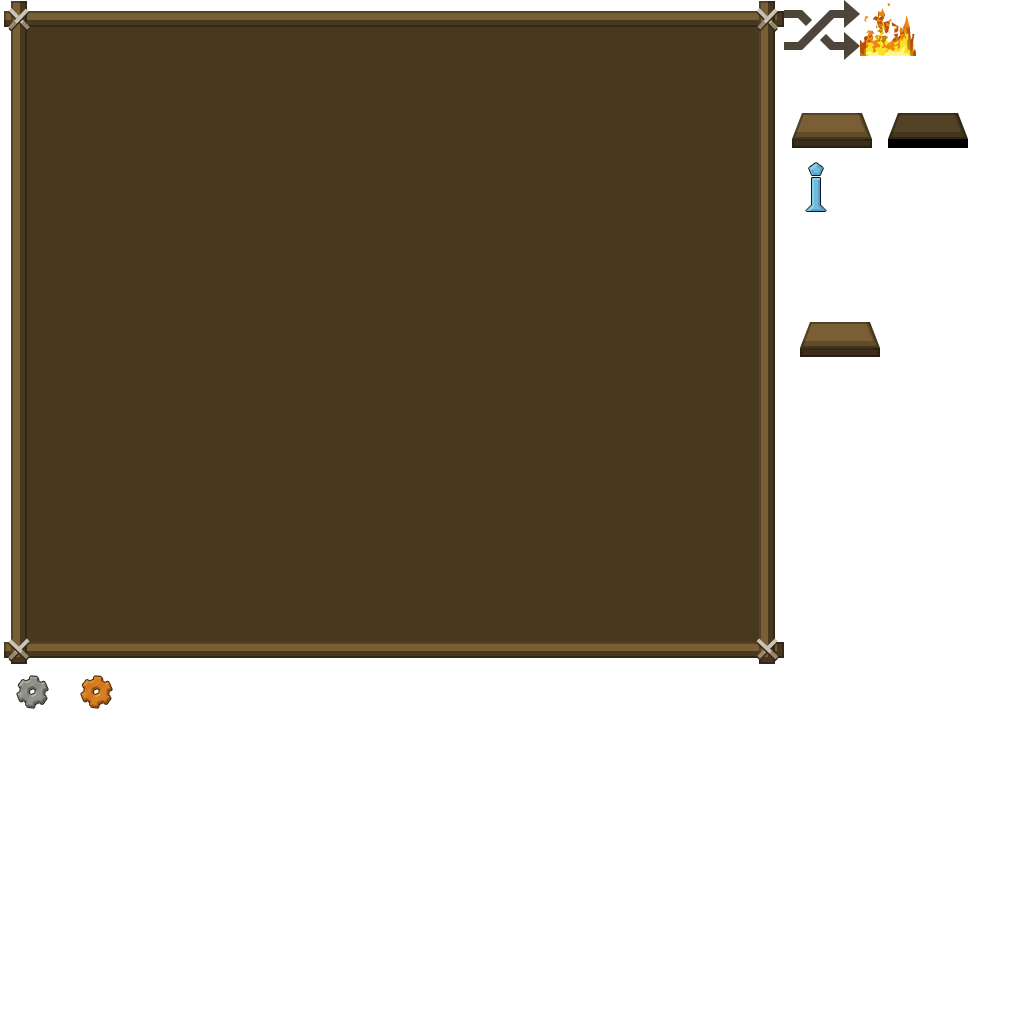
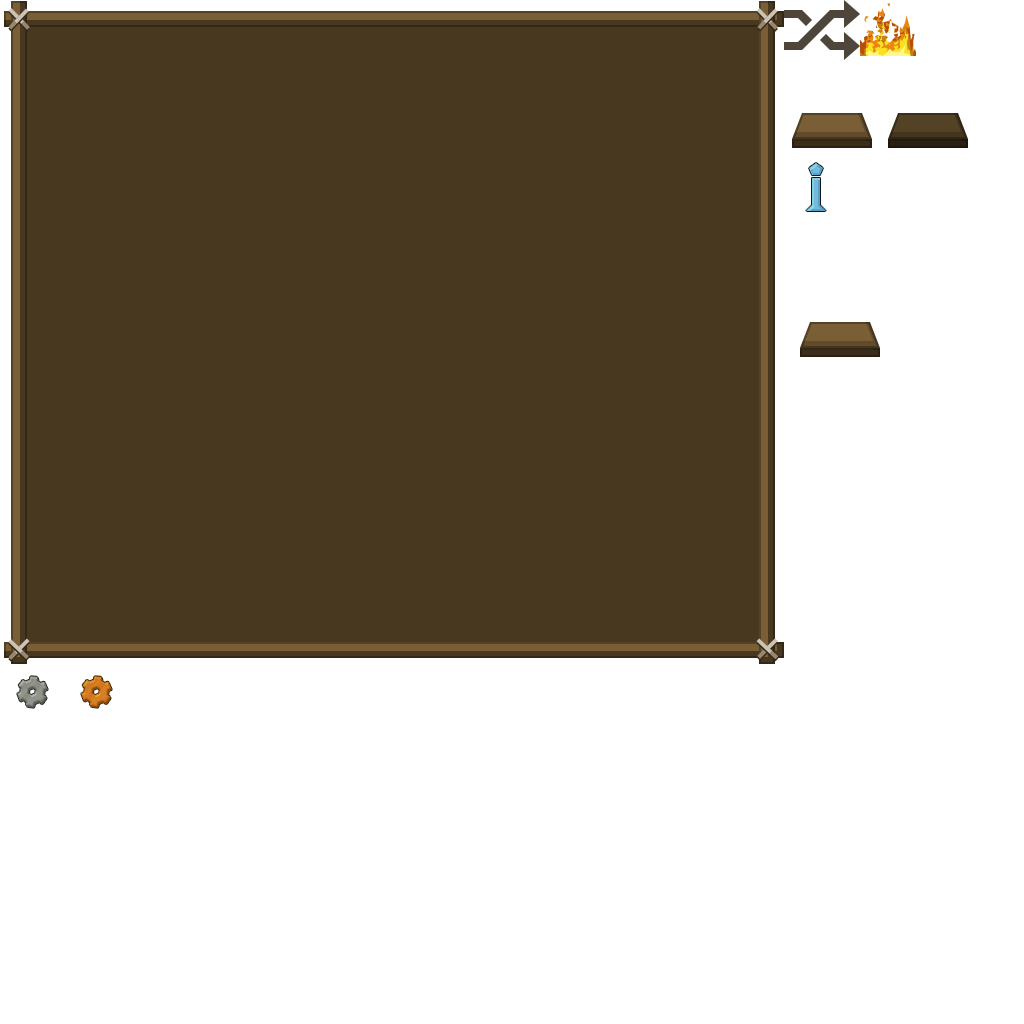
The second 1024 × 1024 image is a revision of the first. Changes to its layers:
pixels changed over left=888, top=139, right=968, bottom=148 (layer not identified)
